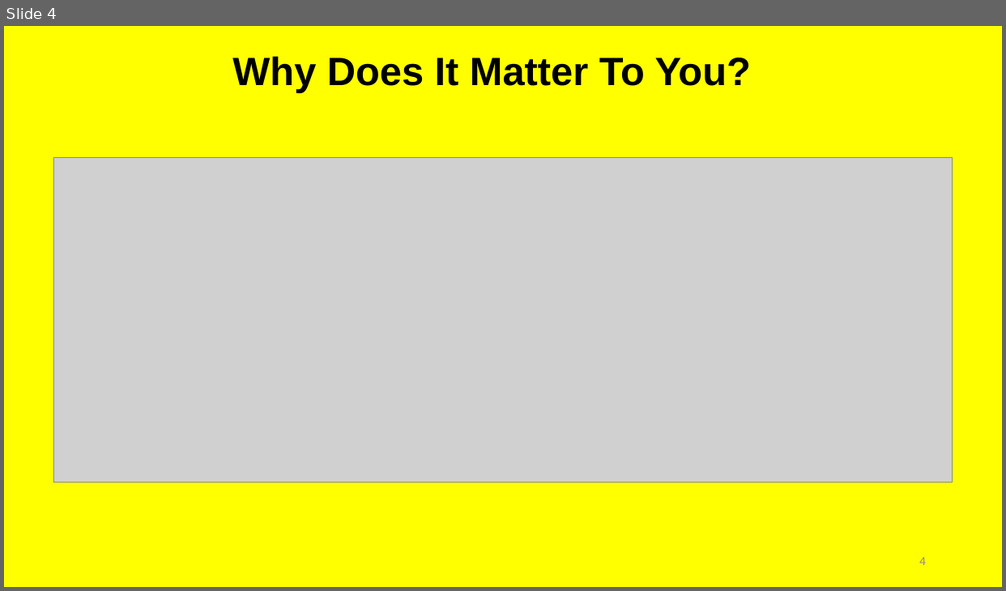
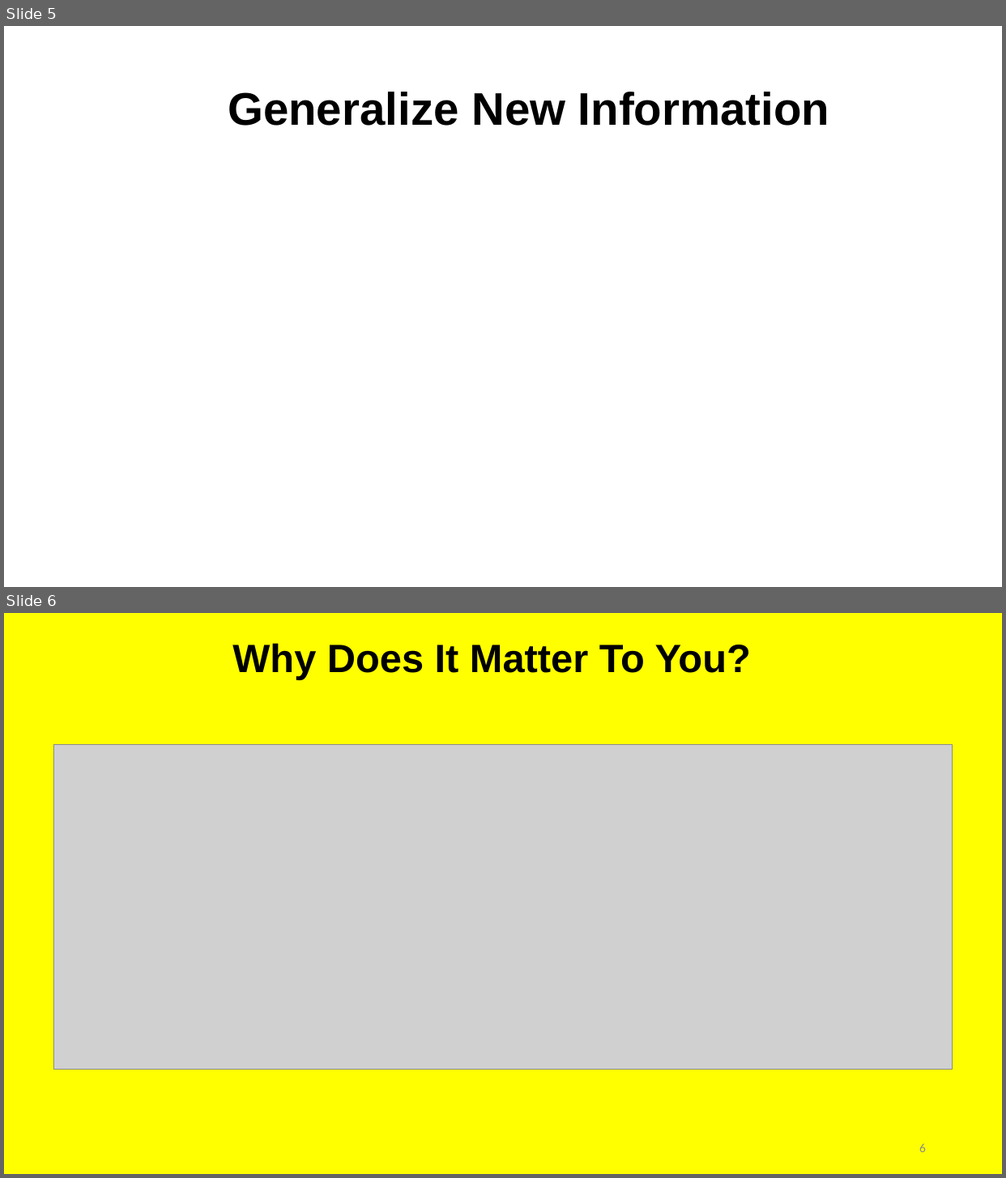
Before and after one commit to irregularchat/template-instructional-design, a slide deck: Development-Training_Name/4-Implement/Lesson_Plans-POI_NAME/Lesson_Plan01-NAME/Audio_Visual-Template/Lesson_Slide-LESSON_NAME.pptx. Shown one above the other, each under a label of ours: slide 4 before the commit, slides 5 and 6 after it. The pictures are 1006x591 and 1006x1178 pixels, drawn with LibreOffice and Linux fonts; fonts in the diff are those of the drawing; grey boxes stand for pictures. Boxes give left, top, right and bottom in pixels: in the first picture for what was removed or moved away, otherwise in the second. Text is boxed around its words. In the diff, an @@ line names an element or a change of style, - is before the commit and + after.

```diff
--- a/Development-Training_Name/4-Implement/Lesson_Plans-POI_NAME/Lesson_Plan01-NAME/Audio_Visual-Template/Lesson_Slide-LESSON_NAME.pptx
+++ b/Development-Training_Name/4-Implement/Lesson_Plans-POI_NAME/Lesson_Plan01-NAME/Audio_Visual-Template/Lesson_Slide-LESSON_NAME.pptx
@@ slide 5 added at [4,26,1002,587], background #FFFFFF @@
@@ title added at [228,92,829,126], 44 pt, text #000000, bold @@
+Generalize New Information
@@ what was slide 4 is now slide 6 @@
@@ page number at [919,1144,926,1152]: text changed @@
-4
+6
```
Also in this commit, not shown: 2 slides changed, 2 other slides added, 1 slide removed, 3 other files.
